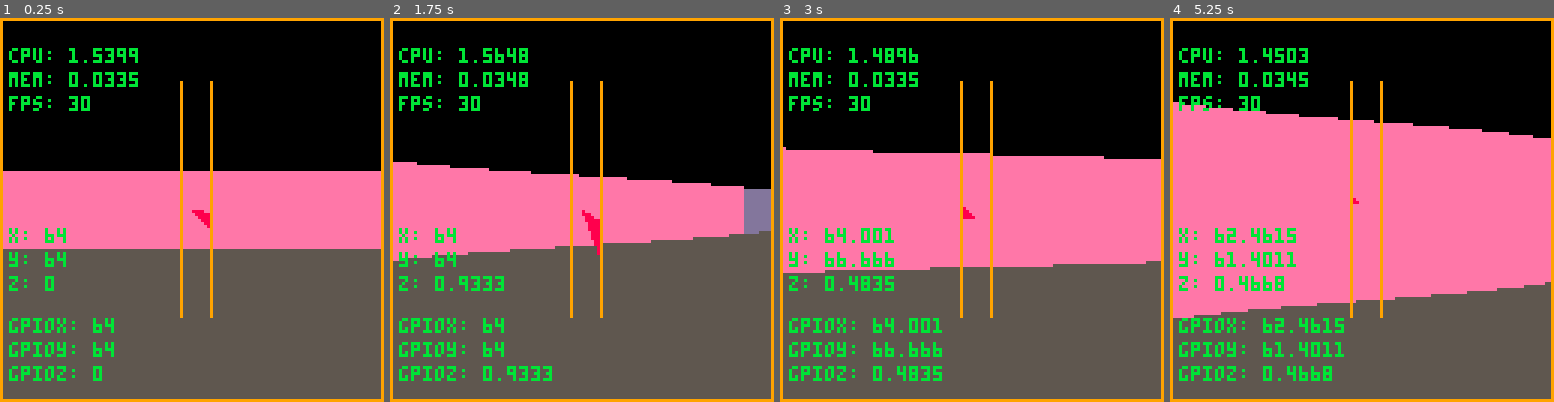
Above: before the commit, frames 1-4 (left to right).
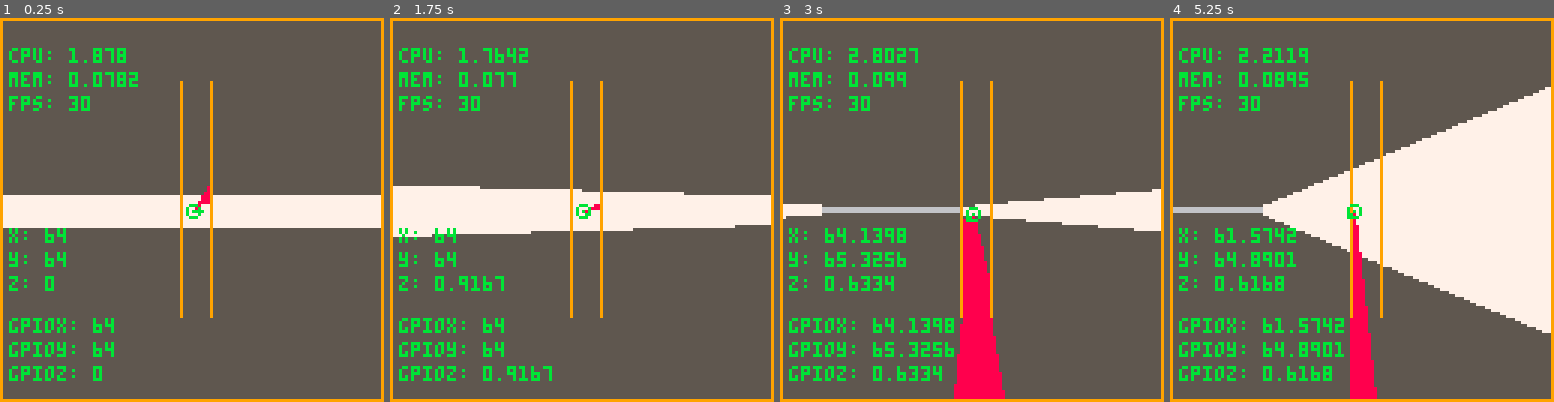
Above: after the commit, the same moments.

Repository: phearbot/pico8-raycasting
Game: PICO-8 cartridge dom.p8
The game is run twice, just before and just after one commit, with the same random seed, the same clock (stepped at 60 frames per second) and the same inputs.
Inputs:
- Up to frame 1 (0.25 s): no input
- Up to frame 2 (1.75 s): hold Right from 1.6 s (still down)
- Up to frame 3 (3 s): release Right at 2.1 s; hold Up 2.15-2.42 s; hold Right from 2.47 s (still down)
- Up to frame 4 (5.25 s): release Right at 3.03 s; hold Left 3.08-3.58 s; hold Down 3.63-3.97 s; hold Right 4.02-4.68 s; hold Up 4.73-5.03 s; hold Left from 5.08 s (still down)

The runs differ from the first frame. In frame 1, 56% of the frame differs, in the area x 0-100%, y 0-61%; in frame 2, 56%; in frame 3, 64%; in frame 4, 72%, in the area x 0-100%, y 0-100%.

Commit message:
tried an approach more like wolfenstein.p8, issues

Diff:
--- a/dom.p8
+++ b/dom.p8
@@ -18,9 +18,10 @@
 function _draw()
  cls(5) -- this color is the color of the ground
 
- draw_raycast_3d()
+ a_new_hope()
+ -- draw_raycast_3d()
 	draw_map()
- -- draw_player(player.x,player.y,player.z,11)
+ draw_player(player.x,player.y,player.z,11)
  --draw_other_players()
  --draw_hud()
  --draw_debug()
@@ -84,7 +85,11 @@
 -->8
 -- player stuff
 
-player = {x=64,y=64,z=0,fov=.25,view_dist=20}
+player = {x=64,y=64,z=0,view_dist=20}
+fov=90
+wall_scale = 128
+fovsize=-sin((fov/2)/360)
+
 move_interval = 1 / 60 * 10
 rotate_interval = 1 / 120
 
@@ -171,6 +176,85 @@
 
 end
 
+function a_new_hope()
+ -- consider moving some of these variables to the player and only calculate on rotation?
+ local dir_x=cos(player.z)
+ local dir_y=sin(player.z)
+ local plane_x = cos(player.z + 0.25) * fovsize
+ local plane_y = sin(player.z + 0.25) * fovsize
+
+ for column=0,127 do -- 127 because lua includes the last number
+  local camera_x = 2 * column / 127
+  local ray_dir_x = dir_x + plane_x * camera_x
+  local ray_dir_y = dir_y + plane_y * camera_x
+
+  map_x = flr(player.x)
+  map_y = flr(player.y)
+
+  -- i don't like this and i think i'm going to change it (borrowed from wolfenstein.p8)
+  rds=ray_dir_x*ray_dir_x
+  if(rds>0.0001)then
+   delta_dist_x=sqrt(1+(ray_dir_y*ray_dir_y)/rds)
+  else
+   delta_dist_x=1000
+  end
+  rds=ray_dir_y*ray_dir_y
+  if(rds>0.0001)then
+   delta_dist_y=sqrt(1+(ray_dir_x*ray_dir_x)/rds)
+  else
+   delta_dist_y=1000
+  end
+
+
+  if (ray_dir_x > 0) then
+   x_step = 1
+   side_dist_x = (map_x + 1 - player.x) * delta_dist_x
+  else
+   x_step = -1
+   side_dist_x = (player.x - map_x) * delta_dist_x
+  end
+
+  if (ray_dir_y > 0) then
+   y_step = 1
+   side_dist_y = (map_y + 1 - player.y) * delta_dist_y
+  else
+   y_step = -1
+   side_dist_y = (player.y - map_y) * delta_dist_y
+  end
+
+  hit = false
+  while (not hit) do
+   if (side_dist_x < side_dist_y) then
+    side_dist_x += delta_dist_x
+    map_x += x_step
+    side = 0
+    col_color = 7
+   else
+    side_dist_y += delta_dist_y
+    map_y += y_step
+    side = 1
+    col_color = 6
+   end
+
+   if (map_grid[map_x][map_y] == 1) then
+    if (side == 0) then
+     perp_wall_dist = (map_x - player.x + (1 - x_step)/2) / ray_dir_x
+    else
+     perp_wall_dist = (map_y - player.y + (1 - y_step)/2) / ray_dir_y
+    end
+
+    hit = true
+   end
+  end
+
+  -- draw the damn thing or whatever
+  col_height = flr(flr(wall_scale / perp_wall_dist) / 2)
+  line(127 - column,64 - (col_height / 2),127 - column,64 + (col_height / 2),col_color)
+  line(player.x, player.y, map_x, map_y, 8)
+
+ end
+end
+
 --
 function cast_single_ray(ray_ang, column)
 
@@ -187,6 +271,10 @@
  local cos_ray_ang = cos(ray_ang)
  local sin_ray_ang = sin(ray_ang)
 
+ -- these are really duplicates of above, but for my sanity in debugging here they are
+  dir_x=cos(ray_ang)
+  dir_y=sin(ray_ang)
+
  -- the '1' hard coded below is assuming a "step" on the grid is 1 unit
  local delta_dist_x = abs(1 / cos_ray_ang)
  local delta_dist_y = abs(1 / sin_ray_ang)
@@ -201,7 +289,8 @@
 
  -- there may be an optimization opportunity in these angle checks
  -- check if x and y needs to move in positive or negative direction
- if (ray_ang >= -.25 and ray_ang <= .25) or (ray_ang >= .75) then
+ --if (ray_ang >= -.25 and ray_ang <= .25) or (ray_ang >= .75) then
+ if (dir_x > 0) then
   x_step = 1
   side_dist_x = (map_x + 1 - player.x) * delta_dist_x
  else
@@ -210,7 +299,8 @@
  end
 
  -- these y_step values feel backwards but it's because the grid is a q4 grid (pico8 starts graphics top left, so i drew the grid that way)
- if (ray_ang < .5 and ray_ang > 0) then
+ --if (ray_ang < .5 and ray_ang > 0) then
+ if (dir_y > 0) then
   y_step = -1
   side_dist_y = (map_y + 1 - player.y) * delta_dist_y
  else
@@ -237,11 +327,13 @@
 
  -- this may be the wrong distance = fisheye effect
  if (side == 0) then
+  perp_wall_dist = (map_x - player.x + (1 - x_step) / 2) / dir_x
   -- perp_wall_dist = (map_x - player.x + ((1 - x_step) / 2)) / cos_ray_ang * cos(player.z - ray_ang)
-  perp_wall_dist = (map_x - player.x) / cos_ray_ang * cos(player.z - ray_ang)
+  -- perp_wall_dist = (map_x - player.x) / cos_ray_ang * cos(player.z - ray_ang)
  else
+  perp_wall_dist = (map_y - player.y + (1 - y_step) / 2) / dir_y
   -- perp_wall_dist = (map_y - player.y + ((1 - y_step) / 2)) / sin_ray_ang * cos(player.z - ray_ang)
-  perp_wall_dist = (map_y - player.y) / sin_ray_ang * cos(player.z - ray_ang)
+  -- perp_wall_dist = (map_y - player.y) / sin_ray_ang * cos(player.z - ray_ang)
  end
 
   if perp_wall_dist > 20 then
@@ -255,8 +347,15 @@
  local col_height = flr(150/perp_wall_dist)
  line(column,64 - (col_height / 2),column,64 + (col_height / 2),col_color)
 
+ local culur
+ if (map_x == 60 or map_x == 70) then
+  culur = 12
+ else
+  culur = 8
+ end
+
  -- this will draw the ray being cast
- line(player.x,player.y,map_x,map_y,8)
+ -- line(player.x,player.y,map_x,map_y,culur)
 
  -- debug
  debug_x_step = x_step
